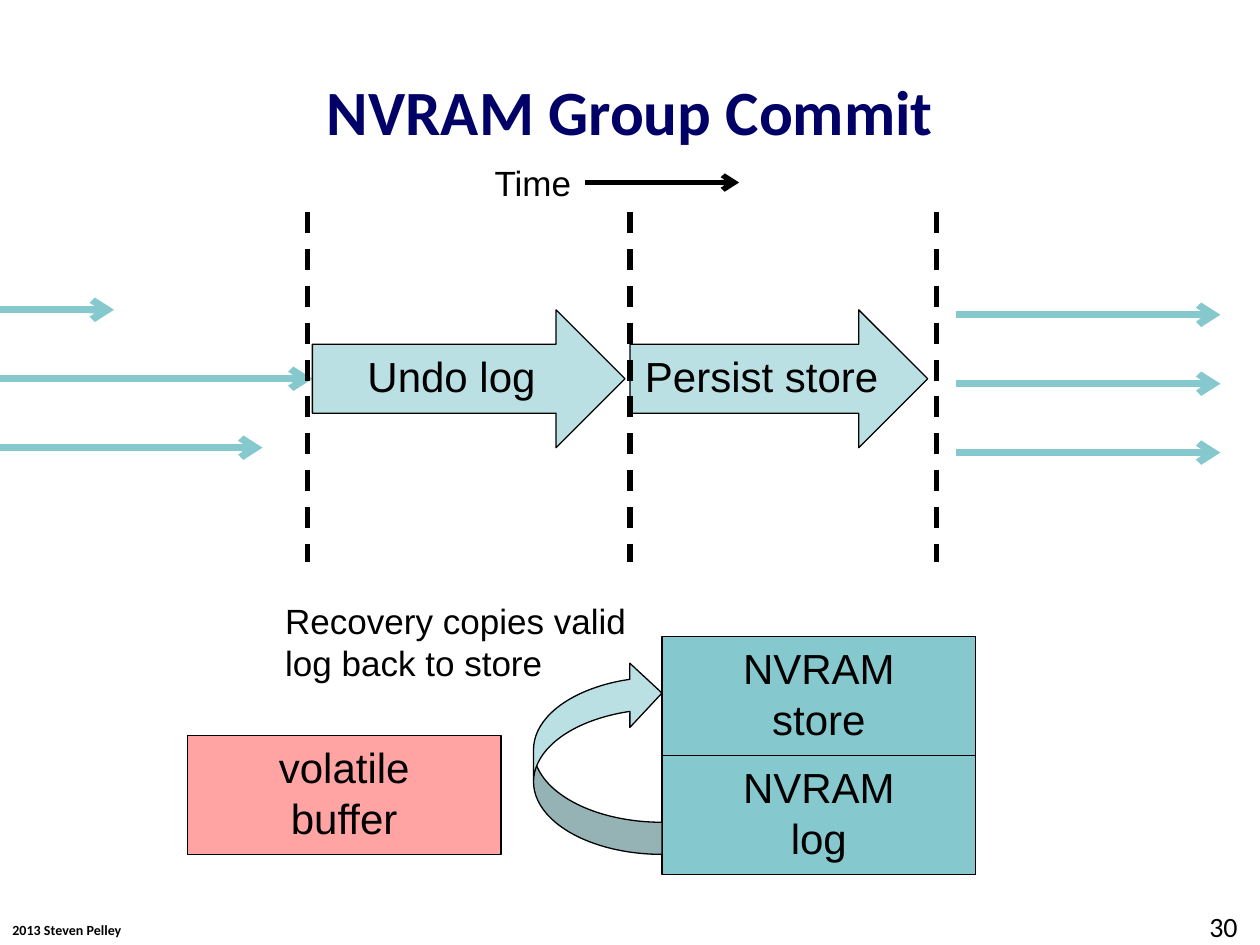
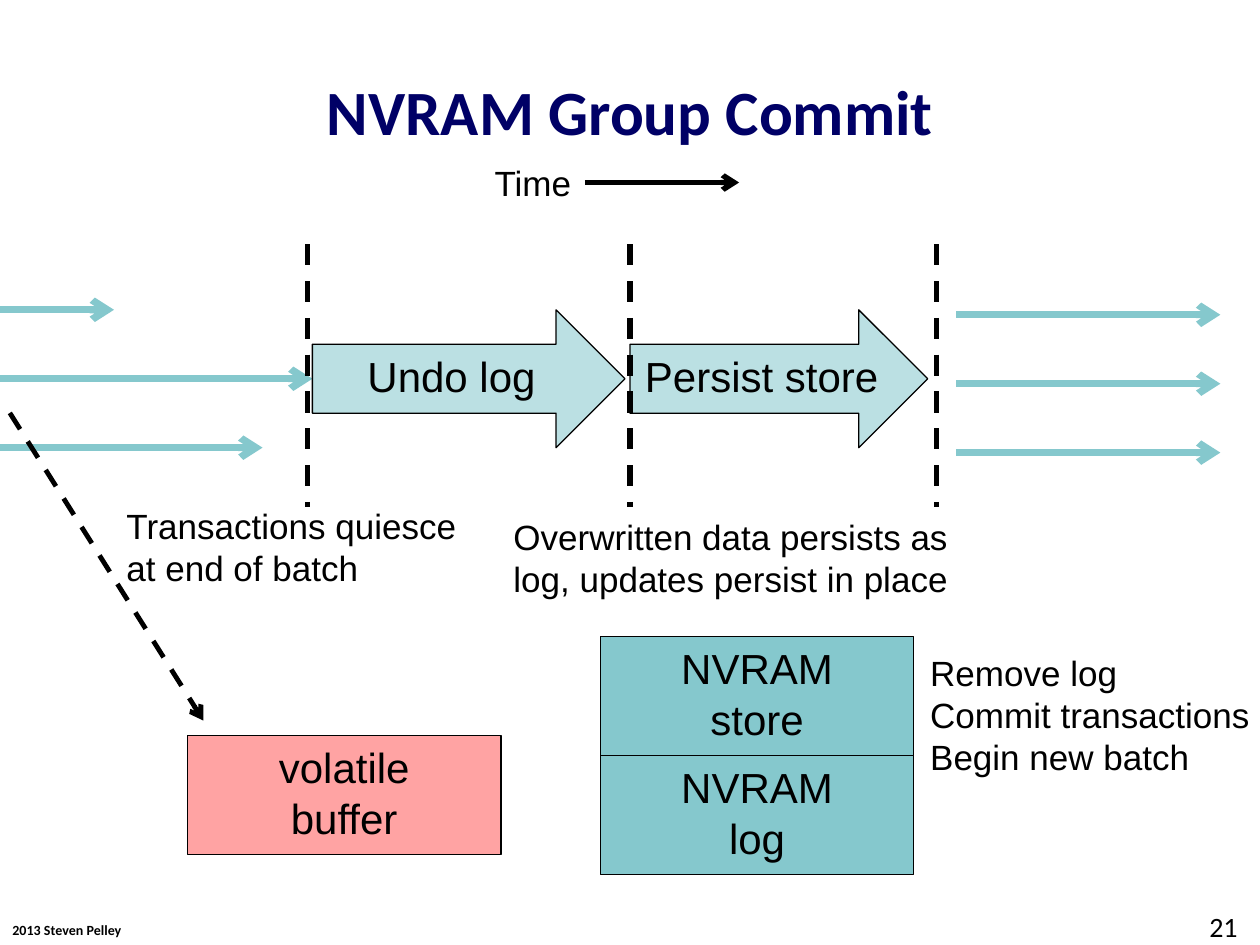
Before and after one commit to Abulila/dissertation, a slide deck: slide 21 of proposal/proposal.pptx (slide 30 before the commit). Drawn at 1260x945 pixels with LibreOffice and Linux fonts; fonts in the diff are those of the drawing; background and template pictures are left out. Boxes give left, top, right and bottom in pixels: in the first picture for what was removed or moved away, otherwise in the second. Text is boxed around its words. In the diff, an @@ line names an element or a change of style, - is before the commit and + after.

```diff
--- a/proposal/proposal.pptx
+++ b/proposal/proposal.pptx
@@ line moved from (307, 213) - (307, 562) to (307, 244) - (307, 508) @@
@@ line moved from (630, 213) - (630, 562) to (630, 244) - (630, 508) @@
@@ line moved from (936, 213) - (936, 562) to (936, 244) - (936, 508) @@
@@ arrow added from (10, 413) to (203, 721), #000000 2.75 pt dashed @@
@@ text added at bbox=[126, 513, 456, 582], 20 pt, text #000000 @@
+Transactions quiesce at end of batch
@@ text added at bbox=[513, 524, 948, 598], 20 pt, text #000000 @@
+Overwritten data persists as log, updates persist in place
@@ text removed at bbox=[285, 608, 626, 683] @@
-Recovery copies valid log back to store
@@ rectangle "NVRAM": place and size @@
-rectangle "NVRAM" at bbox=[662, 636, 975, 755]
+rectangle "NVRAM" at bbox=[600, 636, 914, 755]
@@ curved right arrow removed at bbox=[533, 662, 662, 856] @@
@@ text added at bbox=[930, 660, 1250, 777], 20 pt, text #000000 @@
+Remove log
+Commit transactions
+Begin new batch
@@ rectangle "NVRAM": place and size @@
-rectangle "NVRAM" at bbox=[662, 756, 975, 874]
+rectangle "NVRAM" at bbox=[600, 756, 914, 874]
@@ page number at bbox=[1209, 919, 1237, 937]: text changed @@
-30
+21
```
Also in this commit, not shown: 25 other slides changed, 4 slides added, 6 slides removed.
